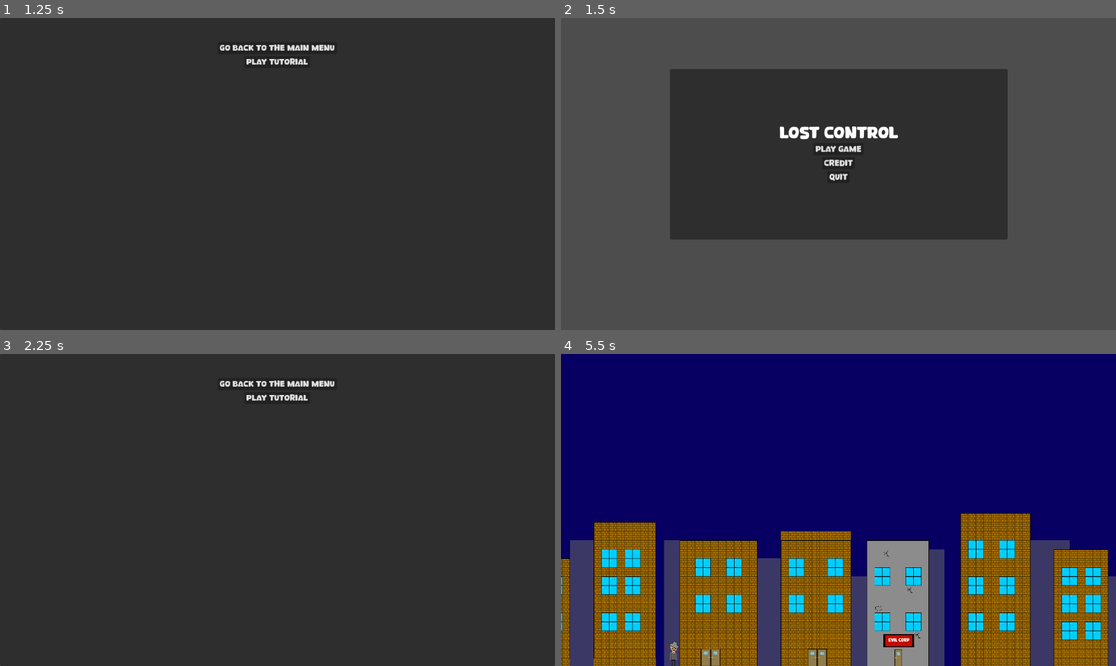
Above: before the commit, frames 1-4 (two rows, left to right).
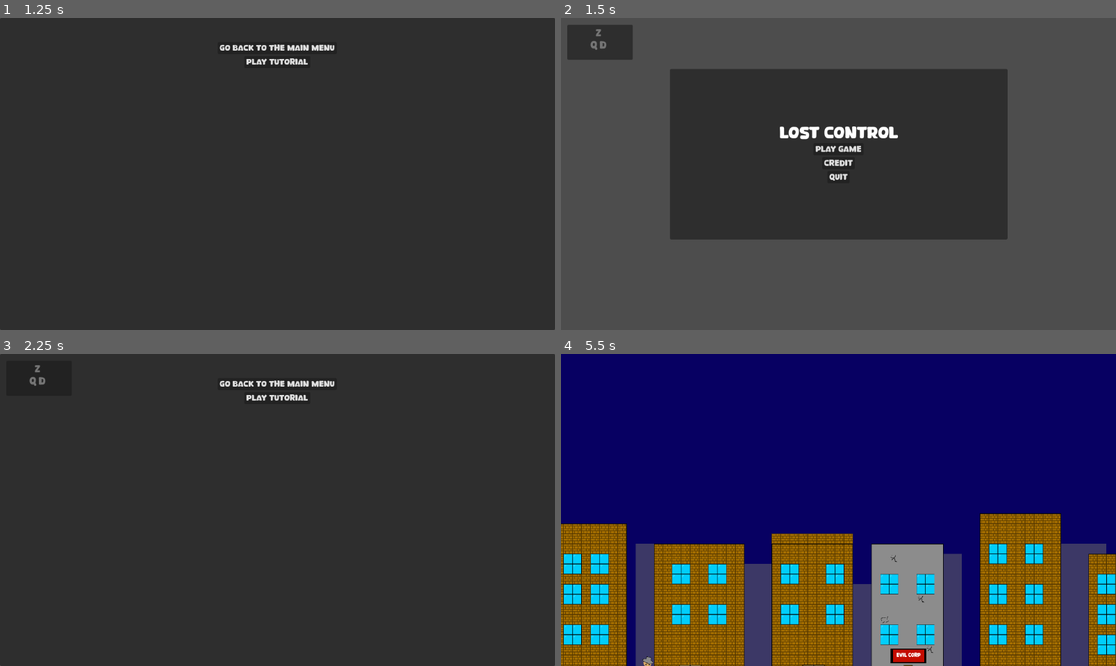
Above: after the commit, the same moments.

Repository: sentinelle28/Lost_control
Game: Godot game, scene res://Menu/Main_menu/main_menu.tscn
The game is run twice, just before and just after one commit, with the same random seed, the same clock (stepped at 60 frames per second) and the same inputs.
Inputs:
- Up to frame 1 (1.25 s): click "Play game" at 0.5 s
- Up to frame 2 (1.5 s): click "Go back to the main menu" at 1.25 s
- Up to frame 3 (2.25 s): click "Play game" at 2 s
- Up to frame 4 (5.5 s): click "Play tutorial" at 2.75 s; hold D (move_right, bound only after the commit) 3.53-5.03 s; tap Z (jump, bound only after the commit) at 3.6, 3.77, 4.07, 4.52, 4.55, 4.82, 5.1 s; tap Space (jump, bound only before the commit) at 3.8, 4.35, 5.3 s; hold Q (move_left, bound only after the commit) from 5.03 s (still down)

Frame 1 is identical in both runs. In frame 2, 1.3% of the frame differs, in the area x 1-13%, y 2-14%; in frame 3, less than 0.1%; in frame 4, 33%, in the area x 0-100%, y 50-100%.

Commit message:
added input printer and input shuffle mecanic
Finished tutorial animation

Diff:
--- /dev/null
+++ b/autoload/InputPrinter/InputPrinter.gd
@@ -0,0 +1,35 @@
+extends CanvasLayer
+
+var list_of_label = []
+var list_of_input = ["jump","move_left","move_right"]
+# Called when the node enters the scene tree for the first time.
+func _ready():
+	list_of_label.append_array([$VBoxContainer/Label,$VBoxContainer/HBoxContainer/Label,$VBoxContainer/HBoxContainer/Label2])
+	InputMap.load_from_project_settings()
+	actualise_input()
+
+
+func actualise_input():
+	for i in range(len(list_of_input)):
+		var events = InputMap.action_get_events(list_of_input[i])
+		if events.size() > 0:
+			list_of_label[i].text = events[0].as_text().trim_suffix(" (Physical)")
+
+func update_input():
+	var possible_input = ListOfPossibleInput.get_possible_input()
+	var input_pick = []
+	for i in range(3):
+		input_pick.append(possible_input.pick_random())
+		ListOfPossibleInput.set_input_to(input_pick[i],true)
+
+	for elt in ListOfPossibleInput.get_already_pick_input():
+		ListOfPossibleInput.set_input_to(elt,false)
+
+	for elt in input_pick:
+		ListOfPossibleInput.set_input_to(elt,true)
+
+	for i in range(3):
+		InputMap.action_erase_events(list_of_input[i])
+		InputMap.action_add_event(list_of_input[i],input_pick[i])
+
+	actualise_input()
--- /dev/null
+++ b/autoload/InputPrinter/inputprinter.tscn
@@ -0,0 +1,55 @@
+[gd_scene load_steps=6 format=3 uid="uid://dbafphyj0p6u8"]
+
+[ext_resource type="FontFile" uid="uid://d2qsbiia2afr7" path="res://asset/font/Boohong.otf" id="1_oenva"]
+[ext_resource type="Script" path="res://autoload/InputPrinter/InputPrinter.gd" id="1_s7g6f"]
+
+[sub_resource type="LabelSettings" id="LabelSettings_eifsu"]
+font = ExtResource("1_oenva")
+font_size = 20
+
+[sub_resource type="LabelSettings" id="LabelSettings_iwvjp"]
+font = ExtResource("1_oenva")
+font_size = 20
+
+[sub_resource type="LabelSettings" id="LabelSettings_nl07t"]
+font = ExtResource("1_oenva")
+font_size = 20
+
+[node name="CanvasLayer" type="CanvasLayer"]
+visible = false
+script = ExtResource("1_s7g6f")
+
+[node name="VBoxContainer" type="VBoxContainer" parent="."]
+offset_left = 19.0
+offset_top = 21.0
+offset_right = 138.0
+offset_bottom = 81.0
+
+[node name="Label" type="Label" parent="VBoxContainer"]
+layout_mode = 2
+size_flags_horizontal = 4
+text = "W"
+label_settings = SubResource("LabelSettings_eifsu")
+
+[node name="HBoxContainer" type="HBoxContainer" parent="VBoxContainer"]
+layout_mode = 2
+alignment = 1
+
+[node name="Label" type="Label" parent="VBoxContainer/HBoxContainer"]
+layout_mode = 2
+size_flags_horizontal = 0
+text = "A"
+label_settings = SubResource("LabelSettings_iwvjp")
+
+[node name="Label2" type="Label" parent="VBoxContainer/HBoxContainer"]
+layout_mode = 2
+size_flags_horizontal = 8
+text = "D"
+label_settings = SubResource("LabelSettings_nl07t")
+
+[node name="Panel" type="Panel" parent="."]
+z_index = 1
+offset_left = 13.0
+offset_top = 14.0
+offset_right = 149.0
+offset_bottom = 87.0
--- /dev/null
+++ b/autoload/ListOfPossibleInput.gd
@@ -0,0 +1,32 @@
+extends Node
+
+
+var input = [
+PossibleInput.new("A"),PossibleInput.new("B"),PossibleInput.new("C"),
+PossibleInput.new("D"),PossibleInput.new("E"),PossibleInput.new("F"),
+PossibleInput.new("G"),PossibleInput.new("H"),PossibleInput.new("I"),
+PossibleInput.new("J"),PossibleInput.new("K"),PossibleInput.new("L"),
+PossibleInput.new("M"),PossibleInput.new("N"),PossibleInput.new("O"),
+PossibleInput.new("P"),PossibleInput.new("Q"),PossibleInput.new("R"),
+PossibleInput.new("S"),PossibleInput.new("T"),PossibleInput.new("U"),
+PossibleInput.new("V"),PossibleInput.new("W"),PossibleInput.new("X"),
+PossibleInput.new("Y"),PossibleInput.new("Z")]
+
+func get_possible_input():
+	var possible_input = []
+	for p_input in input:
+		if p_input.is_pick == false:
+			possible_input.append(p_input)
+	return possible_input
+
+func set_input_to(input_searched:String,value:bool):
+	for p_input in input:
+		if p_input.name_of_the_input == input_searched:
+			p_input.is_pick = value
+
+func get_already_pick_input():
+	var pick_input = []
+	for input_p in input:
+		if input_p.is_pick == true:
+			pick_input.append(input_p)
+	return pick_input
--- /dev/null
+++ b/class/gameplay_class/PossibleInputClass.gd
@@ -0,0 +1,8 @@
+extends Node
+
+class_name PossibleInput
+var name_of_the_input
+var is_pick = false
+
+func _init(name_1):
+	name_of_the_input = name_1
--- a/class/plot_related_class/Cutscene.gd
+++ b/class/plot_related_class/Cutscene.gd
@@ -7,6 +7,7 @@
 
 func activate():
 	PlayerInputAutoload.set_all_input_to(false)
+	Inputprinter.hide()
 	play("cutscene")
 
 
@@ -14,3 +15,4 @@
 	if anim_name != "RESET":
 		PlayerInputAutoload.set_all_input_to(true)
 		play("RESET")
+		Inputprinter.show()
--- a/gameplay_component/door/door.gd
+++ b/gameplay_component/door/door.gd
@@ -5,10 +5,11 @@
 
 
 func _input(event):
-	if event.as_text() == "enter":
+	if event.as_text() == "Enter" and is_player_in:
 		if current_level != 0:
-			if current_level+1 in LevelUnlock:
+			if current_level+1 in LevelUnlock.level:
 				LevelUnlock.level[current_level+1] = true
+			Inputprinter.hide()
 			get_tree().change_scene_to_file("res://Menu/level_selector/level_selector.tscn")
 		else:
 			get_tree().change_scene_to_file("res://level/true_tutoriel.tscn")
@@ -19,9 +20,11 @@
 func _on_body_entered(body):
 	if "player" in body.name:
 		$Label.show()
+		is_player_in = true
 
 
 
 func _on_body_exited(body):
 	if "player" in body.name:
 		$Label.hide()
+		is_player_in = false
--- a/level/tutoriel.tscn
+++ b/level/tutoriel.tscn
@@ -116,6 +116,69 @@
 [sub_resource type="LabelSettings" id="LabelSettings_ptx2m"]
 font = ExtResource("7_aoxb7")
 
+[sub_resource type="Animation" id="Animation_wpnf4"]
+length = 0.001
+tracks/0/type = "value"
+tracks/0/imported = false
+tracks/0/enabled = true
+tracks/0/path = NodePath("text_speaked:visible")
+tracks/0/interp = 1
+tracks/0/loop_wrap = true
+tracks/0/keys = {
+"times": PackedFloat32Array(0),
+"transitions": PackedFloat32Array(1),
+"update": 1,
+"values": [false]
+}
+tracks/1/type = "value"
+tracks/1/imported = false
+tracks/1/enabled = true
+tracks/1/path = NodePath("text_speaked:text_to_show")
+tracks/1/interp = 1
+tracks/1/loop_wrap = true
+tracks/1/keys = {
+"times": PackedFloat32Array(0),
+"transitions": PackedFloat32Array(1),
+"update": 1,
+"values": [""]
+}
+tracks/2/type = "value"
+tracks/2/imported = false
+tracks/2/enabled = true
+tracks/2/path = NodePath("Camera2D:zoom")
+tracks/2/interp = 1
+tracks/2/loop_wrap = true
+tracks/2/keys = {
+"times": PackedFloat32Array(0),
+"transitions": PackedFloat32Array(1),
+"update": 0,
+"values": [Vector2(1, 1)]
+}
+tracks/3/type = "value"
+tracks/3/imported = false
+tracks/3/enabled = true
+tracks/3/path = NodePath("Camera2D:visible")
+tracks/3/interp = 1
+tracks/3/loop_wrap = true
+tracks/3/keys = {
+"times": PackedFloat32Array(0.1),
+"transitions": PackedFloat32Array(1),
+"update": 1,
+"values": [false]
+}
+tracks/4/type = "value"
+tracks/4/imported = false
+tracks/4/enabled = true
+tracks/4/path = NodePath("Camera2D:position")
+tracks/4/interp = 1
+tracks/4/loop_wrap = true
+tracks/4/keys = {
+"times": PackedFloat32Array(0),
+"transitions": PackedFloat32Array(1),
+"update": 0,
+"values": [Vector2(578, 311)]
+}
+
 [sub_resource type="Animation" id="Animation_76hw8"]
 resource_name = "cutscene"
 length = 32.0
@@ -151,7 +214,7 @@
 tracks/2/interp = 1
 tracks/2/loop_wrap = true
 tracks/2/keys = {
-"times": PackedFloat32Array(0, 15),
+"times": PackedFloat32Array(0, 8.5),
 "transitions": PackedFloat32Array(1, 1),
 "update": 0,
 "values": [Vector2(0.4, 0.5), Vector2(1, 1)]
@@ -179,69 +242,6 @@
 "transitions": PackedFloat32Array(1, 1),
 "update": 0,
 "values": [Vector2(746, -41), Vector2(578, 311)]
-}
-
-[sub_resource type="Animation" id="Animation_wpnf4"]
-length = 0.001
-tracks/0/type = "value"
-tracks/0/imported = false
-tracks/0/enabled = true
-tracks/0/path = NodePath("text_speaked:visible")
-tracks/0/interp = 1
-tracks/0/loop_wrap = true
-tracks/0/keys = {
-"times": PackedFloat32Array(0),
-"transitions": PackedFloat32Array(1),
-"update": 1,
-"values": [false]
-}
-tracks/1/type = "value"
-tracks/1/imported = false
-tracks/1/enabled = true
-tracks/1/path = NodePath("text_speaked:text_to_show")
-tracks/1/interp = 1
-tracks/1/loop_wrap = true
-tracks/1/keys = {
-"times": PackedFloat32Array(0),
-"transitions": PackedFloat32Array(1),
-"update": 1,
-"values": [""]
-}
-tracks/2/type = "value"
-tracks/2/imported = false
-tracks/2/enabled = true
-tracks/2/path = NodePath("Camera2D:zoom")
-tracks/2/interp = 1
-tracks/2/loop_wrap = true
-tracks/2/keys = {
-"times": PackedFloat32Array(0),
-"transitions": PackedFloat32Array(1),
-"update": 0,
-"values": [Vector2(1, 1)]
-}
-tracks/3/type = "value"
-tracks/3/imported = false
-tracks/3/enabled = true
-tracks/3/path = NodePath("Camera2D:visible")
-tracks/3/interp = 1
-tracks/3/loop_wrap = true
-tracks/3/keys = {
-"times": PackedFloat32Array(0.1),
-"transitions": PackedFloat32Array(1),
-"update": 1,
-"values": [false]
-}
-tracks/4/type = "value"
-tracks/4/imported = false
-tracks/4/enabled = true
-tracks/4/path = NodePath("Camera2D:position")
-tracks/4/interp = 1
-tracks/4/loop_wrap = true
-tracks/4/keys = {
-"times": PackedFloat32Array(0),
-"transitions": PackedFloat32Array(1),
-"update": 0,
-"values": [Vector2(578, 311)]
 }
 
 [sub_resource type="AnimationLibrary" id="AnimationLibrary_b1txo"]
@@ -462,6 +462,7 @@
 layer_0/tile_data = PackedInt32Array(1179648, 196608, 0, 1179649, 196608, 0, 1179650, 196608, 0, 1179651, 196608, 0, 11 …(637 unchanged characters)…
 
 [node name="door" parent="." instance=ExtResource("5_pdhle")]
+z_index = -1
 position = Vector2(962, 544)
 
 [node name="door_groop" type="CanvasGroup" parent="."]
@@ -550,4 +551,5 @@
 offset_bottom = 634.0
 
 [node name="Camera2D" type="Camera2D" parent="."]
+visible = false
 position = Vector2(578, 311)
--- a/project.godot
+++ b/project.godot
@@ -19,6 +19,8 @@
 
 PlayerInputAutoload="*res://autoload/PlayerInputAutoload.gd"
 LevelUnlock="*res://autoload/LevelUnlock.gd"
+ListOfPossibleInput="*res://autoload/ListOfPossibleInput.gd"
+Inputprinter="*res://autoload/InputPrinter/inputprinter.tscn"
 
 [input]
 
@@ -29,16 +31,16 @@
 }
 move_left={
 "deadzone": 0.5,
-"events": [Object(InputEventKey,"resource_local_to_scene":fa …(140 unchanged characters)… d":false,"keycode":0,"physical_keycode":4194319,"key_label":0,"unicode":0,"echo":false,"script":null)
+"events": [Object(InputEventKey,"resource_local_to_scene":fa …(140 unchanged characters)… d":false,"keycode":0,"physical_keycode":81,"key_label":0,"unicode":97,"echo":false,"script":null)
 ]
 }
 move_right={
 "deadzone": 0.5,
-"events": [Object(InputEventKey,"resource_local_to_scene":fa …(140 unchanged characters)… d":false,"keycode":0,"physical_keycode":4194321,"key_label":0,"unicode":0,"echo":false,"script":null)
+"events": [Object(InputEventKey,"resource_local_to_scene":fa …(140 unchanged characters)… d":false,"keycode":0,"physical_keycode":68,"key_label":0,"unicode":100,"echo":false,"script":null)
 ]
 }
 jump={
 "deadzone": 0.5,
-"events": [Object(InputEventKey,"resource_local_to_scene":false,"resource_name":"","device":-1,"window_id":0,"alt_pressed":false,"shift_pressed":false,"ctrl_pressed":false,"meta_pressed":false,"pressed":false,"keycode":0,"physical_keycode":32,"key_label":0,"unicode":32,"echo":false,"script":null)
+"events": [Object(InputEventKey,"resource_local_to_scene":false,"resource_name":"","device":-1,"window_id":0,"alt_pressed":false,"shift_pressed":false,"ctrl_pressed":false,"meta_pressed":false,"pressed":false,"keycode":0,"physical_keycode":90,"key_label":0,"unicode":119,"echo":false,"script":null)
 ]
 }
--- a/scene_component/Levelloader.gd
+++ b/scene_component/Levelloader.gd
@@ -6,4 +6,5 @@
 
 
 func _on_pressed():
+	Inputprinter.show()
 	get_tree().change_scene_to_file(level_to_load)
